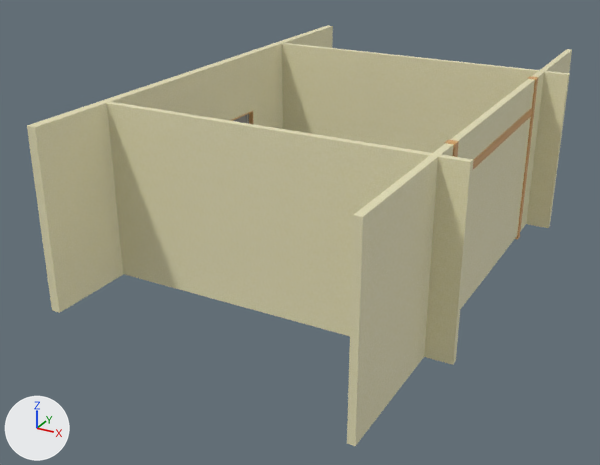
What one commit did to the FBX model Let's_a_Cooking/Assets/Models/wall/wall.fbm/wall.fbx.
Camera for both pictures: a 50 mm lens placed at (0.459, -0.641, 0.333), pointed at (0.104, 0.006, 0.01). The axes (+X, +Y, +Z) are drawn at lower left. The lights are the same throughout. Where no turn or scale is listed for an object, it has been applied to the vertices. Vertices at the same position are counted once.

Script lines for the objects in view, before the commit:
```python
me_mesh = bpy.data.meshes.new('Mesh')
me_mesh.from_pydata(...)  # 123 vertices, 58 faces; spans x -0.005..0.005, y -0.259..0.259, z -0.083..0.083
# faces by material slot: [6, 16, 16, 16, 4]
me_mesh.materials.append(mat_silver2)  # light grey #c2c2c2
me_mesh.materials.append(mat_silver)  # grey #a2a7a7
me_mesh.materials.append(mat_wood2)  # picture img_モクメ26_jpg
me_mesh.materials.append(mat_wall2)  # picture img_壁紙r235_jpg
me_mesh.materials.append(mat_window)  # grey #909090
me_mesh_001 = bpy.data.meshes.new('Mesh.001')
me_mesh_001.from_pydata(...)  # a box spanning x -0.164..0.164, y -0.003..0.003, z -0.082..0.082
me_mesh_001.materials.append(mat_wall2)  # picture img_壁紙r235_jpg
me_mesh_002 = bpy.data.meshes.new('Mesh.002')
me_mesh_002.from_pydata(...)  # a box spanning x -0.164..0.164, y -0.003..0.003, z -0.082..0.082
me_mesh_002.materials.append(mat_wall2)  # picture img_壁紙r235_jpg
me_mesh_003 = bpy.data.meshes.new('Mesh.003')
me_mesh_003.from_pydata(...)  # 442 vertices, 293 faces; spans x -0.004..0.004, y -0.278..0.278, z -0.084..0.084
# faces by material slot: [17, 27, 207, 42]
me_mesh_003.materials.append(mat_wall2)  # picture img_壁紙r235_jpg
me_mesh_003.materials.append(mat_wood2)  # picture img_モクメ26_jpg
me_mesh_003.materials.append(mat_wood)  # picture img_モクメ26_jpg
me_mesh_003.materials.append(mat_window2)  # picture img_漆喰l01_jpg
ob_wall1 = bpy.data.objects.new('wall1', me_mesh)
ob_wall1.location = (-0.0299, 0.07, 0.064)
ob_wall4 = bpy.data.objects.new('wall4', me_mesh_001)
ob_wall4.location = (0.1348, 0.2014, 0.0641)
ob_wall5 = bpy.data.objects.new('wall5', me_mesh_002)
ob_wall5.location = (0.1348, -0.1014, 0.0641)
ob_wall8 = bpy.data.objects.new('wall8', me_mesh_003)
ob_wall8.location = (0.2724, 0.0475, 0.0624)
```
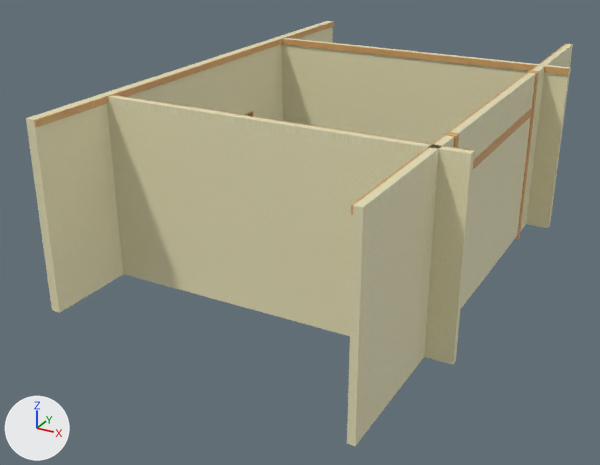
Pixel boxes (x1, y1, x2, y2) of what changed, in the pictures (600 x 465 px):
'wall5', reshaped: before (107, 102, 473, 365); after (107, 95, 475, 365)
'wall8', reshaped: before (347, 49, 572, 446); after (347, 44, 573, 446)
'wall1', reshaped: before (27, 26, 333, 313); after (26, 21, 334, 313)
'wall4', reshaped: before (282, 43, 570, 228); after (282, 38, 571, 228)
part 1 of me_mesh_001, built on: before (283, 43, 570, 75); after (282, 38, 571, 75)
part 2 of me_mesh_003, built on: before (354, 49, 571, 217); after (351, 44, 573, 217)
part 3 of me_mesh, built on: before (27, 26, 332, 127); after (26, 21, 334, 127)
part 4 of me_mesh_002, built on: before (108, 102, 473, 162); after (108, 95, 475, 162)

Diff of the bpy script that builds the scene:
```diff
--- a/Let's_a_Cooking/Assets/Models/wall/wall.fbm/wall.fbx.py
+++ b/Let's_a_Cooking/Assets/Models/wall/wall.fbm/wall.fbx.py
@@ me_mesh @@
-me_mesh.from_pydata(...)  # 123 vertices, 58 faces; spans x -0.005..0.005, y -0.259..0.259, z -0.083..0.083
+me_mesh.from_pydata(...)  # 131 vertices, 66 faces; spans x -0.005..0.006, y -0.259..0.259, z -0.083..0.089
+# me_mesh part 3
+# 1 face is deleted
+# 8 vertices are added at x -0.005..0.006, y -0.259..0.259, z 0.083..0.089
+# 4 new faces join them, mat_wall2 (picture img_壁紙r235_jpg)
+# 5 new faces join them, mat_wood2 (picture img_モクメ26_jpg)
 me_mesh.materials.append(mat_silver2)
@@ me_mesh_002 @@
-me_mesh_002.from_pydata(...)  # 8 vertices, 6 faces; spans x -0.164..0.164, y -0.003..0.003, z -0.082..0.082
+me_mesh_002.from_pydata(...)  # 16 vertices, 14 faces; spans x -0.164..0.164, y -0.003..0.005, z -0.082..0.088
+# me_mesh_002 part 4
+# 1 face is deleted
+# 8 vertices are added at x -0.164..0.164, y -0.003..0.005, z 0.082..0.088
+# 4 new faces join them, mat_wall2 (picture img_壁紙r235_jpg)
+# 5 new faces join them, mat_wood2 (picture img_モクメ26_jpg)
 me_mesh_002.materials.append(mat_wall2)
+me_mesh_002.materials.append(mat_wood2)  # picture img_モクメ26_jpg
@@ me_mesh_003 @@
-me_mesh_003.from_pydata(...)  # 442 vertices, 293 faces; spans x -0.004..0.004, y -0.278..0.278, z -0.084..0.084
+me_mesh_003.from_pydata(...)  # 482 vertices, 333 faces; spans x -0.005..0.004, y -0.278..0.278, z -0.084..0.09
+# me_mesh_003 part 2
+# 5 faces are deleted
+# 20 vertices are added at x -0.005, y -0.278..0.278, z 0.084..0.09
+# 20 new vertices lie (0.0, 0.0, 0.006) away from vertices in x -0.004..0.004, y -0.278..0.278, z 0.084
+# 12 new faces join them, mat_wall2 (picture img_壁紙r235_jpg)
+# 33 new faces join them, mat_wood2 (picture img_モクメ26_jpg)
 me_mesh_003.materials.append(mat_wall2)
@@ me_mesh_001 @@
-me_mesh_001.from_pydata(...)  # 8 vertices, 6 faces; spans x -0.164..0.164, y -0.003..0.003, z -0.082..0.082
+me_mesh_001.from_pydata(...)  # 16 vertices, 14 faces; spans x -0.164..0.164, y -0.005..0.003, z -0.082..0.088
+# me_mesh_001 part 1
+# 1 face is deleted
+# 8 vertices are added at x -0.164..0.164, y -0.005..0.003, z 0.082..0.088
+# 4 new faces join them, mat_wall2 (picture img_壁紙r235_jpg)
+# 5 new faces join them, mat_wood2 (picture img_モクメ26_jpg)
 me_mesh_001.materials.append(mat_wall2)
+me_mesh_001.materials.append(mat_wood2)  # picture img_モクメ26_jpg
```
